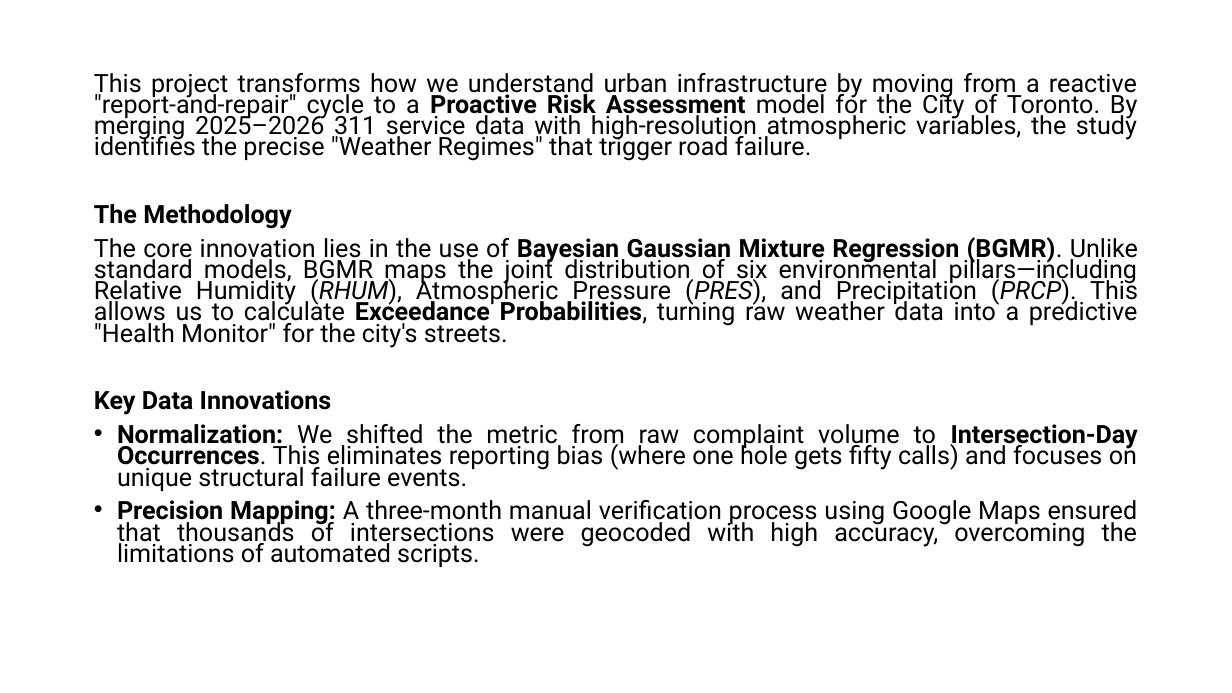
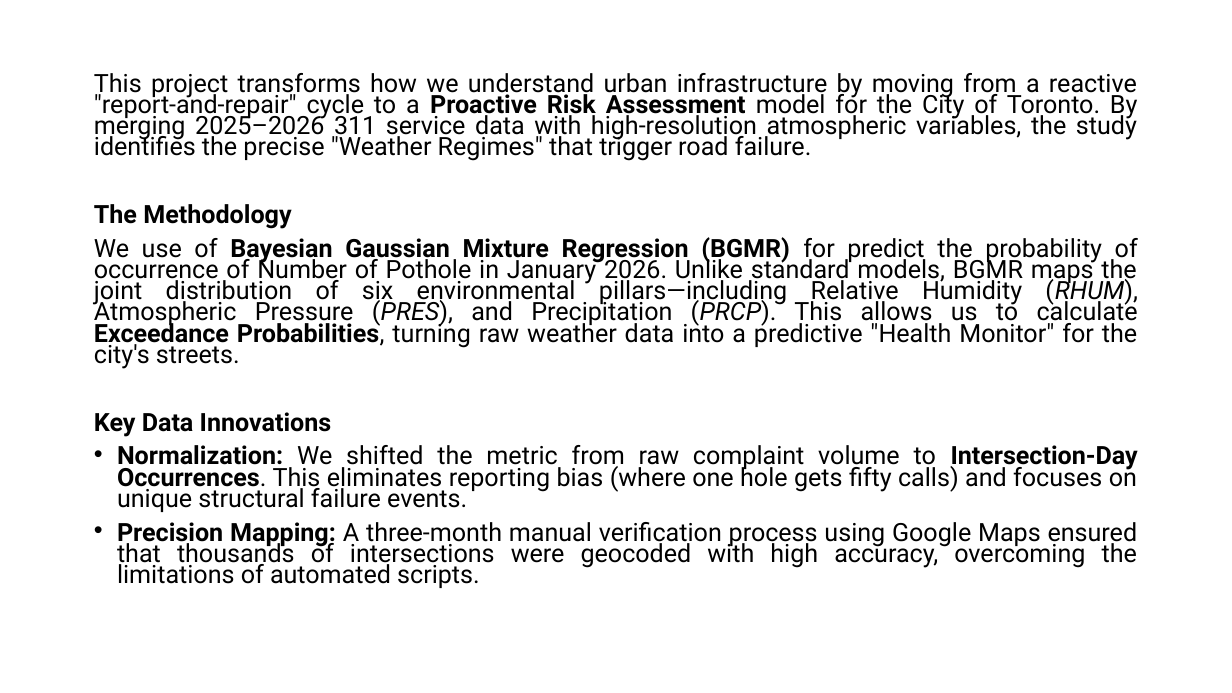
Before and after one commit to datapixer/Pothole_Toronto_2025, a slide deck: slide 2 of Pothole Graphs.pptx. Drawn at 1232x693 pixels with LibreOffice and Linux fonts; fonts in the diff are those of the drawing. Boxes give left, top, right and bottom in pixels: in the first picture for what was removed or moved away, otherwise in the second. Text is boxed around its words. In the diff, an @@ line names an element or a change of style, - is before the commit and + after.

```diff
--- a/Pothole Graphs.pptx
+++ b/Pothole Graphs.pptx
@@ text at [94,237,1138,369]: text changed @@
-The core innovation lies in the use of Bayesian Gaussian Mixture Regression (BGMR). Unlike standard models, BGMR maps the joint distribution of six environmental pillars—including Relative Humidity (RHUM), Atmospheric Pressure (PRES), and Precipitation (PRCP). This allows us to calculate Exceedance Probabilities, turning raw weather data into a predictive "Health Monitor" for the city's streets.
+We use of Bayesian Gaussian Mixture Regression (BGMR) for predict the probability of occurrence of Number of Pothole in January 2026. Unlike standard models, BGMR maps the joint distribution of six environmental pillars—including Relative Humidity (RHUM), Atmospheric Pressure (PRES), and Precipitation (PRCP). This allows us to calculate Exceedance Probabilities, turning raw weather data into a predictive "Health Monitor" for the city's streets.
```
Also in this commit, not shown: 3 other slides changed, 1 slide added.
